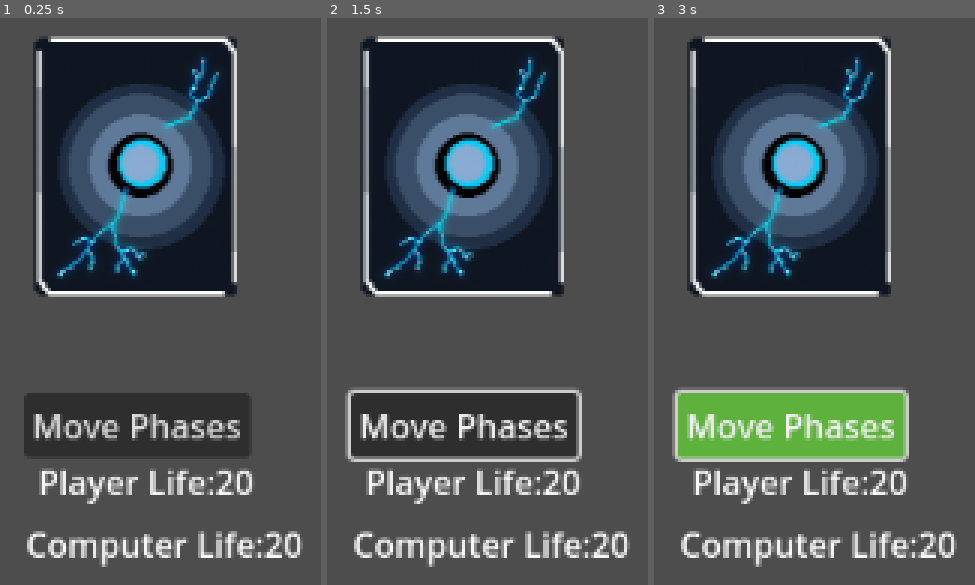
Above: before the commit, frames 1-3 (left to right).
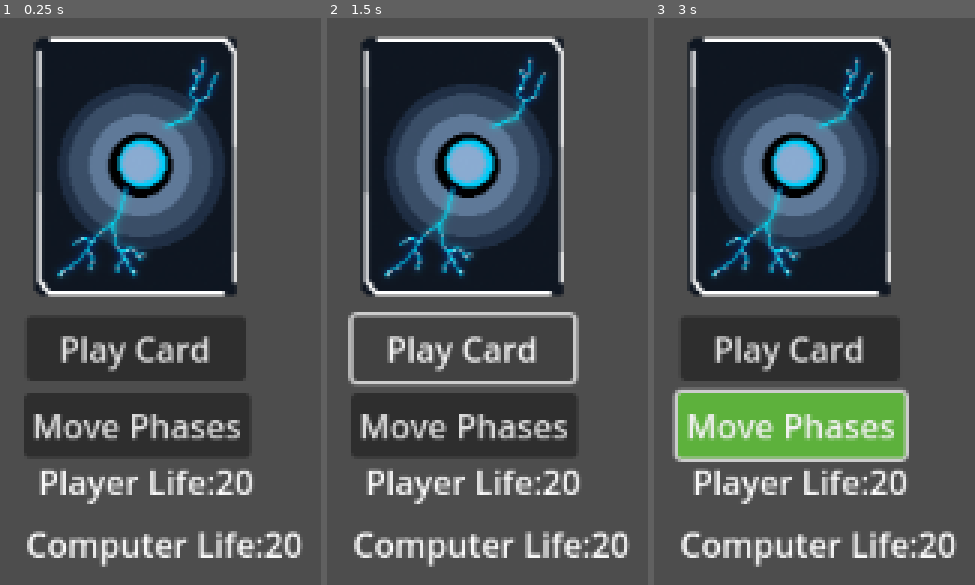
Above: after the commit, the same moments.

Repository: TajTellick/GodotFinal
Game: Godot game, scene res://game_board.tscn
The game is run twice, just before and just after one commit, with the same random seed, the same clock (stepped at 60 frames per second) and the same inputs.
Inputs (mouse positions are in pixels of both pictures, inside the frame that each line leads up to):
- Up to frame 1 (0.25 s): no input
- Up to frame 2 (1.5 s): click "Move Phases" at 0.5 s; click (461, 346) at 1.25 s, where only the run after the commit has a clickable "Play Card"
- Up to frame 3 (3 s): click (788, 346) at 2 s, where only the run after the commit has a clickable "Play Card"; click "Move Phases" at 2.75 s

The runs differ from the first frame. In frame 1, 7.2% of the frame differs, in the area x 8-77%, y 52-65%; in frame 2, 5.0%; in frame 3, 7.2%.

Commit message:
Added Instances of Cards that can be added to hand

Diff:
--- a/CardGameFinal/Hand.gd
+++ b/CardGameFinal/Hand.gd
@@ -8,6 +8,11 @@
 	for i in cardsInHand:
 		if(cardsInHand[i]==card):
 			cardsInHand[i]=null
+#func draw():
+	#if Global.turnNumber<3:
+	#elif Global.turnNumber<6:
+	#elif Global.turnNumber<9:
+	#else:
 func addToHand(newCard):
 	for i in cardsInHand:
 		if(cardsInHand[i]==null):
--- a/CardGameFinal/fireball.gd
+++ b/CardGameFinal/fireball.gd
@@ -1,7 +1,7 @@
 extends CharacterBody2D
 
 
-var cardNumber=3
+var cardNumber=4
 var power=0
 
 func setStats(newPower):
--- a/CardGameFinal/game_board.gd
+++ b/CardGameFinal/game_board.gd
@@ -1,9 +1,10 @@
 extends Node2D
 
 enum State {PlayerMain,PlayerCombat,CompMain,CompCombat,PlayerTurnEnd,CompTurnEnd,PlayerLoss,CompLoss}
-var turnNumber =0
 var curstate=State.PlayerMain
 var deckCheck =1
+
+var cardsInHand=[0,1,2,null,null,null,null]
 # Called when the node enters the scene tree for the first time.
 func _ready():
 	pass
@@ -35,13 +36,13 @@
 	lifeCheck()
 func movePhases():
 	if curstate==State.PlayerMain:
-		millCheck(12-turnNumber)
+		millCheck(12-Global.turnNumber)
 		curstate=State.PlayerCombat
 	elif curstate==State.PlayerCombat:
 		Combat()
 		curstate=State.PlayerTurnEnd
 	elif curstate==State.CompMain:
-		millCheck(12-turnNumber)
+		millCheck(12-Global.turnNumber)
 		curstate=State.CompCombat
 	elif curstate==State.CompCombat:
 		Combat()
@@ -49,10 +50,31 @@
 	elif curstate == State.PlayerTurnEnd:
 		curstate=State.CompMain
 	elif curstate==State.CompTurnEnd:
+		Global.turnNumber+=1
+		print(Global.turnNumber)
 		curstate=State.PlayerMain
 
 
-
+func playCard(card):
+	for i in cardsInHand:
+		if(cardsInHand[i]==card):
+			cardsInHand[i]=null
+#func draw():
+	#if Global.turnNumber<3:
+	#elif Global.turnNumber<6:
+	#elif Global.turnNumber<9:
+	#else:
+func addToHand(newCard):
+	for i in cardsInHand:
+		if(cardsInHand[i]==null):
+			cardsInHand[i]=newCard
 func _on_phase_mover_pressed():
 	movePhases()
-	print(curstate)
+
+
+func _on_play_card_pressed():
+	if (Global.selectedCard!=null):
+		playCard(Global.selectedCard)
+		Global.selectedCard=null
+	else:
+		print("No selected Card")
--- a/CardGameFinal/game_board.tscn
+++ b/CardGameFinal/game_board.tscn
@@ -1,10 +1,12 @@
-[gd_scene load_steps=8 format=3 uid="uid://y73fklq32ff1"]
+[gd_scene load_steps=9 format=3 uid="uid://y73fklq32ff1"]
 
 [ext_resource type="Script" path="res://game_board.gd" id="1_6yoh6"]
 [ext_resource type="PackedScene" uid="uid://4xx7folro35a" path="res://deck.tscn" id="1_wcbvw"]
 [ext_resource type="Script" path="res://Button.gd" id="3_2vhap"]
 [ext_resource type="Script" path="res://CompLifeTracker.gd" id="4_b1pbs"]
 [ext_resource type="Script" path="res://LifeTracker.gd" id="4_r00ff"]
+
+[sub_resource type="Theme" id="Theme_u2oau"]
 
 [sub_resource type="Theme" id="Theme_arbvv"]
 
@@ -31,6 +33,14 @@
 offset_bottom = 468.0
 script = ExtResource("4_b1pbs")
 
+[node name="PlayCard" type="Button" parent="."]
+offset_left = 941.0
+offset_top = 347.0
+offset_right = 1047.0
+offset_bottom = 376.0
+theme = SubResource("Theme_u2oau")
+text = "Play Card"
+
 [node name="PhaseMover" type="Button" parent="."]
 offset_left = 940.0
 offset_top = 384.0
@@ -41,4 +51,5 @@
 text = "Move Phases"
 script = ExtResource("3_2vhap")
 
+[connection signal="pressed" from="PlayCard" to="." method="_on_play_card_pressed"]
 [connection signal="pressed" from="PhaseMover" to="." method="_on_phase_mover_pressed"]
--- a/CardGameFinal/global.gd
+++ b/CardGameFinal/global.gd
@@ -2,6 +2,8 @@
 
 var playerHealth =20
 var compHealth =20
+var turnNumber=1
+var selectedCard = null
 # Called when the node enters the scene tree for the first time.
 func _ready():
 	pass # Replace with function body.
--- /dev/null
+++ b/CardGameFinal/hand_card.gd
@@ -0,0 +1,22 @@
+extends CharacterBody2D
+var power =0
+var health =0
+var mouse_in =0
+var numberInHand = null
+func setPower(newPower):
+	power=newPower
+	get_node("PowerHealth").text= "Power: " + str(power)
+func setHealth(newHealth):
+	health=newHealth
+	get_node("PowerHealth").text= "Power: " + str(power) + " Health: " + str(health)
+
+func setCardInHand(number):
+	numberInHand=number
+func _on_mouse_shape_entered(shape_idx):
+	mouse_in=1
+
+func _on_mouse_shape_exited(shape_idx):
+	mouse_in=0
+func _process(delta):
+	if Input.is_action_pressed("mouse_button_left") && mouse_in == 1:
+		Global.selectedCard= numberInHand
--- /dev/null
+++ b/CardGameFinal/hand_card.tscn
@@ -0,0 +1,101 @@
+[gd_scene load_steps=15 format=3 uid="uid://bvpo8k8gv33hi"]
+
+[ext_resource type="Texture2D" uid="uid://dkwfwdg1i3h11" path="res://resources/cardFront.png" id="1_5rcf7"]
+[ext_resource type="Script" path="res://hand_card.gd" id="1_efjik"]
+[ext_resource type="Texture2D" uid="uid://nnfy3fnbecet" path="res://resources/Magic Pack 9 files/Magic Pack 9 files/sprites/FireBomb/Fire-bomb11.png" id="2_p1m52"]
+[ext_resource type="Texture2D" uid="uid://bbvbiebajbrfd" path="res://resources/free-pixel-art-tiny-hero-sprites/2 Owlet_Monster/Owlet_Monster.png" id="3_tvn6r"]
+[ext_resource type="Texture2D" uid="uid://cuh6d1sriu0xn" path="res://resources/Magic Pack 9 files/Magic Pack 9 files/sprites/Lightning/Lightning2.png" id="4_f2vge"]
+[ext_resource type="Texture2D" uid="uid://6vh3ggofrxqd" path="res://resources/free-pixel-art-tiny-hero-sprites/3 Dude_Monster/Dude_Monster.png" id="5_si8wm"]
+[ext_resource type="Texture2D" uid="uid://d1qfm8lcl73fa" path="res://resources/free-pixel-art-tiny-hero-sprites/1 Pink_Monster/Pink_Monster.png" id="6_3rpsd"]
+
+[sub_resource type="RectangleShape2D" id="RectangleShape2D_ind7j"]
+size = Vector2(97, 124)
+
+[sub_resource type="AtlasTexture" id="AtlasTexture_tjda3"]
+atlas = ExtResource("2_p1m52")
+region = Rect2(0, 0, 64, 64)
+
+[sub_resource type="AtlasTexture" id="AtlasTexture_hpk77"]
+atlas = ExtResource("3_tvn6r")
+region = Rect2(0, 0, 32, 32)
+
+[sub_resource type="AtlasTexture" id="AtlasTexture_pe7a7"]
+atlas = ExtResource("4_f2vge")
+region = Rect2(0, 0, 64, 128)
+
+[sub_resource type="AtlasTexture" id="AtlasTexture_r3m86"]
+atlas = ExtResource("5_si8wm")
+region = Rect2(0, 0, 32, 32)
+
+[sub_resource type="AtlasTexture" id="AtlasTexture_fn7l8"]
+atlas = ExtResource("6_3rpsd")
+region = Rect2(0, 0, 32, 32)
+
+[sub_resource type="SpriteFrames" id="SpriteFrames_v3cae"]
+animations = [{
+"frames": [{
+"duration": 1.0,
+"texture": SubResource("AtlasTexture_tjda3")
+}],
+"loop": true,
+"name": &"fireball",
+"speed": 5.0
+}, {
+"frames": [{
+"duration": 1.0,
+"texture": SubResource("AtlasTexture_hpk77")
+}],
+"loop": true,
+"name": &"ghost",
+"speed": 5.0
+}, {
+"frames": [{
+"duration": 1.0,
+"texture": SubResource("AtlasTexture_pe7a7")
+}],
+"loop": true,
+"name": &"lightning_bolt",
+"speed": 5.0
+}, {
+"frames": [{
+"duration": 1.0,
+"texture": SubResource("AtlasTexture_r3m86")
+}],
+"loop": true,
+"name": &"ooze",
+"speed": 5.0
+}, {
+"frames": [{
+"duration": 1.0,
+"texture": SubResource("AtlasTexture_fn7l8")
+}],
+"loop": true,
+"name": &"pink_monster",
+"speed": 5.0
+}]
+
+[node name="handCard" type="CharacterBody2D"]
+script = ExtResource("1_efjik")
+
+[node name="CollisionShape2D" type="CollisionShape2D" parent="."]
+position = Vector2(49.5, 63)
+shape = SubResource("RectangleShape2D_ind7j")
+
+[node name="CardFront" type="Sprite2D" parent="."]
+position = Vector2(50, 67)
+texture = ExtResource("1_5rcf7")
+
+[node name="AnimatedSprite2D" type="AnimatedSprite2D" parent="."]
+position = Vector2(49, 47)
+scale = Vector2(0.554687, 0.542969)
+sprite_frames = SubResource("SpriteFrames_v3cae")
+animation = &"lightning_bolt"
+
+[node name="PowerHealth" type="Label" parent="."]
+offset_left = 30.0
+offset_top = 87.0
+offset_right = 70.0
+offset_bottom = 110.0
+
+[connection signal="mouse_shape_entered" from="." to="." method="_on_mouse_shape_entered"]
+[connection signal="mouse_shape_exited" from="." to="." method="_on_mouse_shape_exited"]
Binary file added: CardGameFinal/resources/cardFront.png
Not shown, added: CardGameFinal/resources/cardFront.png.import
